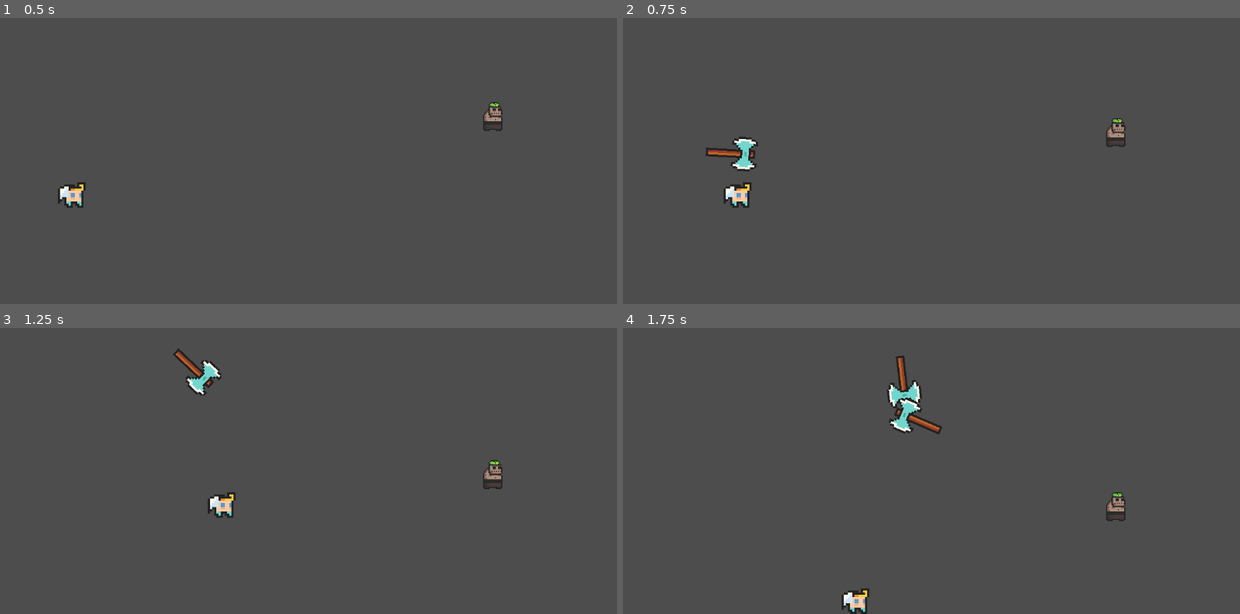
Above: before the commit, frames 1-4 (two rows, left to right).
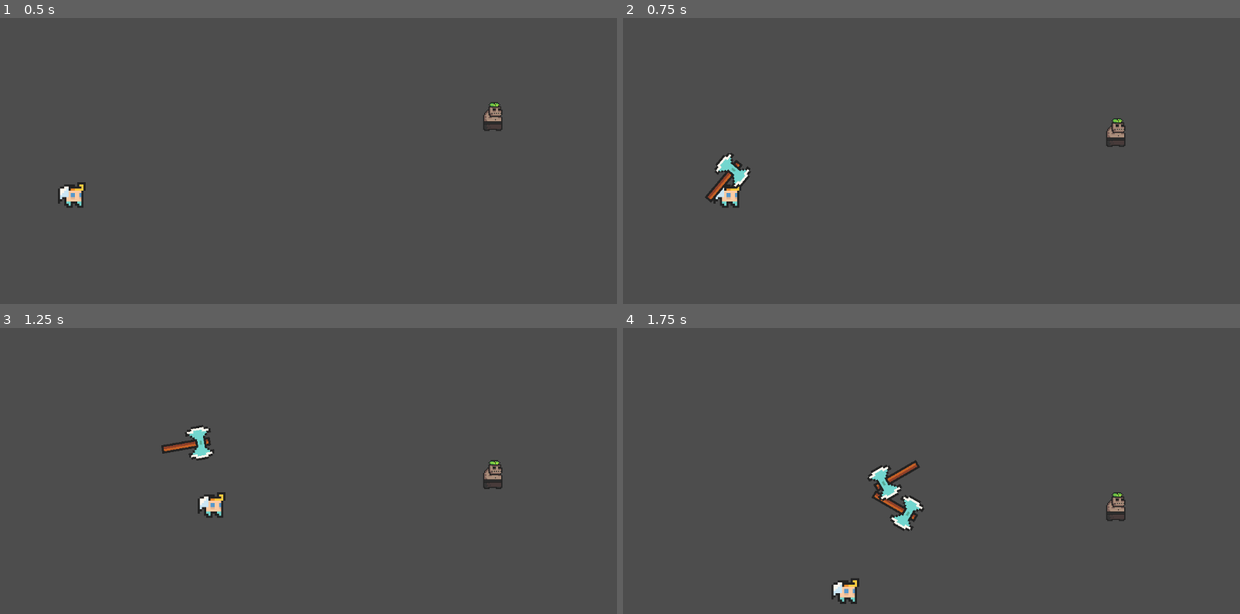
Above: after the commit, the same moments.

Repository: SamCPollock/Godot_BulletHell
Game: Godot game, scene res://level_1_scene.tscn
Same seed, same stepped clock (60 frames per second), same inputs: the game is played once before the commit and once after it.
Inputs:
- Up to frame 1 (0.5 s): no input
- Up to frame 2 (0.75 s): hold D (right) from 0.53 s (still down); tap Space (fire) at 0.6 s
- Up to frame 3 (1.25 s): keep holding D (right)
- Up to frame 4 (1.75 s): release D (right) at 1.28 s; hold S (down) from 1.28 s (still down); tap Space (fire) at 1.35 s

Frame 1 is identical in both runs. In frame 2, 1.2% of the frame differs, in the area x 13-22%, y 41-67%; in frame 3, 1.4%; in frame 4, 2.5%, in the area x 33-52%, y 9-100%.

Commit message:
Added more variation to throw speeds

Diff:
--- a/Player.gd
+++ b/Player.gd
@@ -4,6 +4,11 @@
 var speed = 100
 var launchSpeed = 80;
 @export var projectile : PackedScene
+var isCharging : bool
+var minimumCharge: float = 10
+var chargeTime : float = minimumCharge
+var chargeSpeed : float = 10
+
 
 # Called when the node enters the scene tree for the first time.
 func _ready():
@@ -14,6 +19,9 @@
 func _process(delta):
 	handle_movement(delta)
 	handle_firing()
+	if (isCharging):
+		chargeTime += delta
+
 
 
 func handle_movement(_delta):
@@ -30,6 +38,9 @@
 
 	if velocity.length() > 0:
 		velocity = velocity.normalized() * speed
+		if (isCharging):
+			velocity = velocity * 0.3
+
 		if (velocity.x > 0):
 			flip_h = false
 		elif (velocity.x < 0):
@@ -39,15 +50,24 @@
 
 func handle_firing():
 	if Input.is_action_just_pressed("fire"):
-		var inst = projectile.instantiate()
-		owner.add_child(inst)
-		inst.transform = transform
-		#var projectile = inst.get_node("projectile.gd")
-		#projectile.launch(1000)
-		if (flip_h == true):
-			inst.launch(-launchSpeed)
-		else:
-			inst.launch(launchSpeed)
+		start_firing()
+	if (Input.is_action_just_released("fire")):
+		release_firing()
+
+func start_firing():
+	isCharging = true
+	pass
+
+func release_firing():
+	var inst = projectile.instantiate()
+	owner.add_child(inst)
+	inst.transform = transform
+	if (flip_h == true):
+		inst.launch(-chargeTime * chargeSpeed, -launchSpeed)
+	else:
+		inst.launch(-chargeTime * chargeSpeed, launchSpeed)
+	isCharging = false
+	chargeTime = minimumCharge
 
 func _on_area_2d_area_entered(area):
 	if area.is_in_group("enemy"):
--- a/projectile.gd
+++ b/projectile.gd
@@ -19,7 +19,8 @@
 
 	rotation_degrees += rotationSpeed * delta
 
-func launch(_horizontalSpeed):
+func launch(_verticalSpeed, _horizontalSpeed):
+	verticalSpeed = _verticalSpeed
 	horizontalSpeed = _horizontalSpeed
 	if (horizontalSpeed > 0):
 		rotationSpeed = 800
